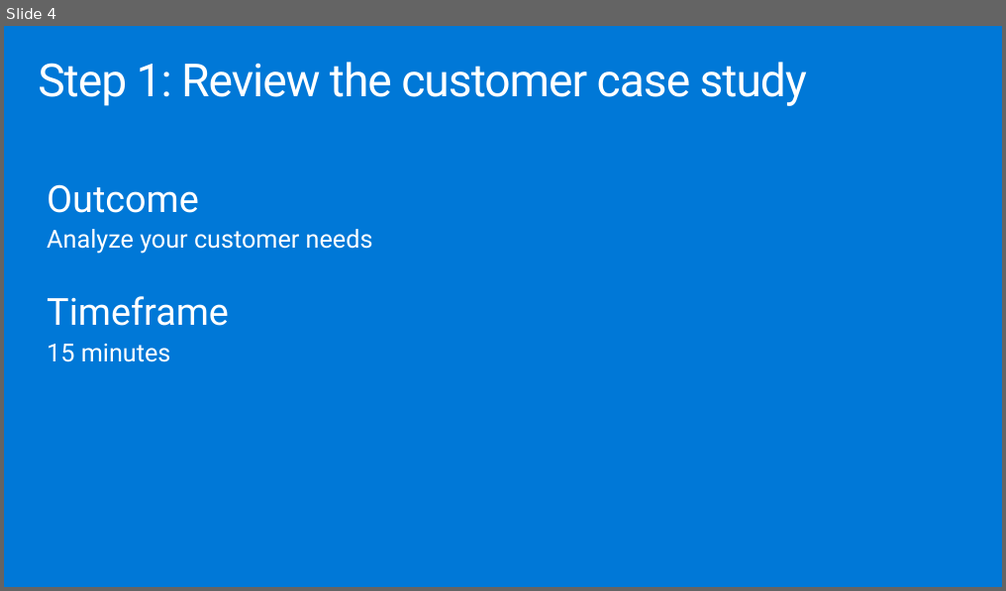
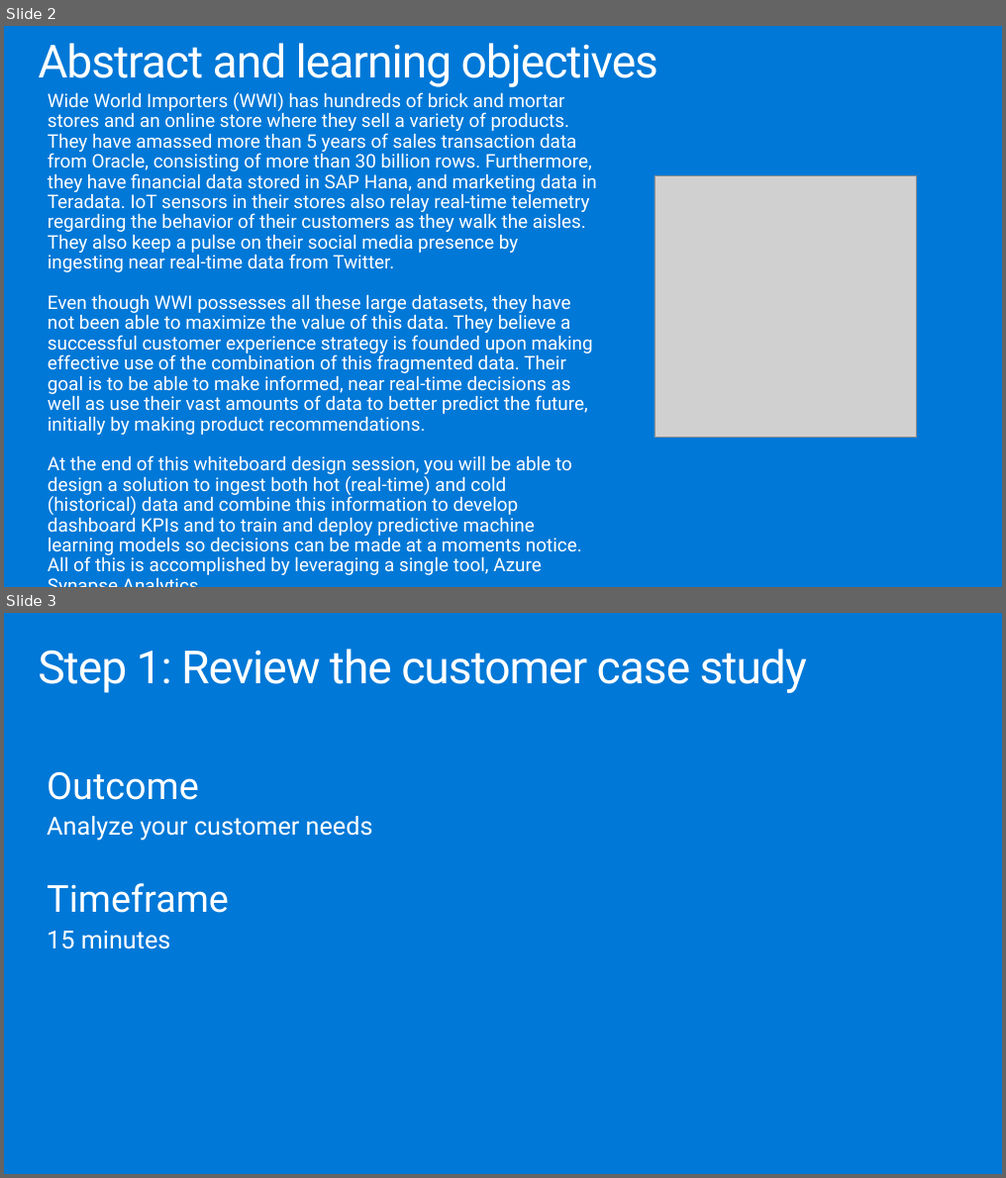
Before and after one commit to solliancenet/MCW-Azure-Synapse-Analytics, a slide deck: Whiteboard design session/WDS trainer presentation - Title xxx.pptx. Shown one above the other, each under a label of ours: slide 4 before the commit, slides 2 and 3 after it. The pictures are 1006x591 and 1006x1178 pixels, drawn with LibreOffice and Linux fonts; fonts in the diff are those of the drawing; grey boxes stand for pictures. Boxes give left, top, right and bottom in pixels: in the first picture for what was removed or moved away, otherwise in the second. Text is boxed around its words. In the diff, an @@ line names an element or a change of style, - is before the commit and + after.

Commit message:
work in progress - trainer slides.

```diff
--- a/Whiteboard design session/WDS trainer presentation - Title xxx.pptx
+++ b/Whiteboard design session/WDS trainer presentation - Title xxx.pptx
@@ slide 2 added at bbox=[4, 26, 1002, 587], background #0078D7 @@
@@ title added at bbox=[38, 43, 658, 87], 44 pt, text #FFFFFF @@
+Abstract and learning objectives
@@ text added at bbox=[48, 92, 597, 575], 18 pt, text #FFFFFF @@
+Wide World Importers (WWI) has hundreds of brick and mortar
+stores and an online store where they sell a variety of products. They have amassed more than 5 years of sales transaction data from Oracle, consisting of more than 30 billion rows. Furthermore, they have financial data stored in SAP Hana, and marketing data in Teradata. IoT sensors in their stores also relay real-time telemetry regarding the behavior of their customers as they walk the aisles. They also keep a pulse on their social media presence by ingesting near real-time data from Twitter.
+Even though WWI possesses all these large datasets, they have not been able to maximize the value of this data. They believe a successful customer experience strategy is founded upon making effective use of the combination of this fragmented data. Their goal is to be able to make informed, near real-time decisions as well as use their vast amounts of data to better predict the future, initially by making product recommendations.
+At the end of this whiteboard design session, you will be able to design a solution to ingest both hot (real-time) and cold (historical) data and combine this information to develop dashboard KPIs and to train and deploy predictive machine learning models so decisions can be made at a moments notice. All of this is accomplished by leveraging a single tool, Azure Synapse Analytics.
@@ picture added at bbox=[654, 175, 917, 438] @@
@@ what was slide 4 is now slide 3 @@
```
Also in this commit, not shown: 5 other slides added, 4 slides removed.
